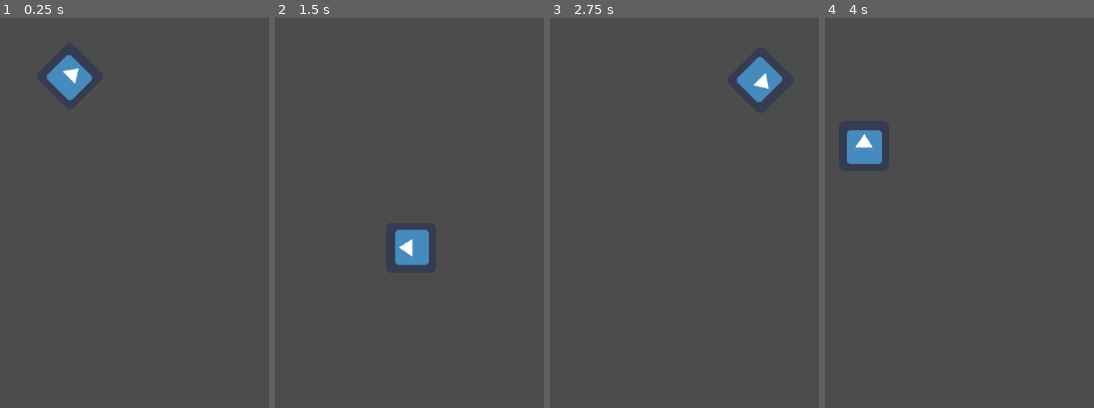
Above: before the commit, frames 1-4 (left to right).
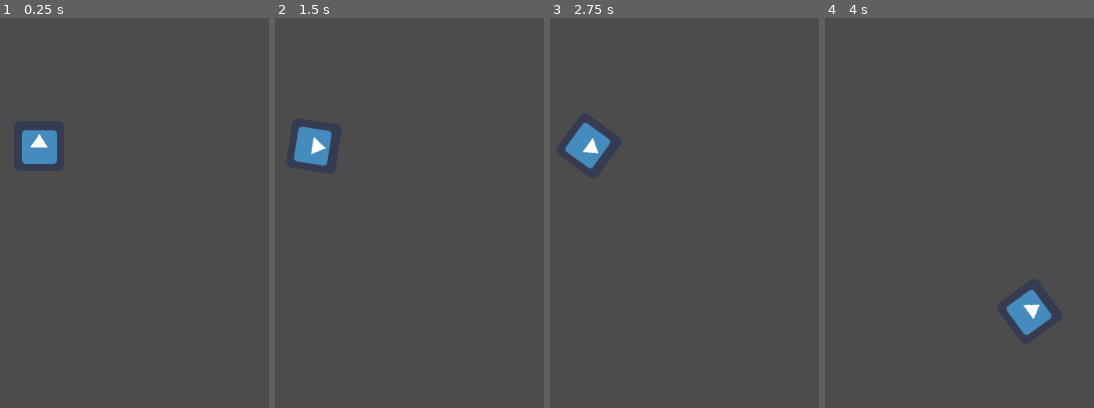
Above: after the commit, the same moments.

Repository: josh-mchugh/godot-tutorial-scripting
Game: Godot game, scene res://Sprite.tscn
The game is run twice, just before and just after one commit, with the same random seed, the same clock (stepped at 60 frames per second) and the same inputs. The engine's default icon, where the game draws it, is replaced by a stand-in: a white triangle on a blue panel in a dark square.
Inputs:
- Up to frame 1 (0.25 s): no input
- Up to frame 2 (1.5 s): hold Right (ui_right) 0.53-1.28 s; hold Left (ui_left) from 1.28 s (still down)
- Up to frame 3 (2.75 s): release Left (ui_left) at 2.03 s; hold Right (ui_right) from 2.03 s (still down)
- Up to frame 4 (4 s): release Right (ui_right) at 2.78 s; hold Up (ui_up) 2.78-3.53 s; hold Left (ui_left) from 3.53 s (still down)

The runs differ from the first frame. In frame 1, 2.3% of the frame differs, in the area x 8-35%, y 9-38%; in frame 2, 2.3%; in frame 3, 2.3%, in the area x 5-87%, y 9-39%; in frame 4, 2.3%.

Commit message:
Scripts for listening to user input example

Diff:
--- a/Sprite.gd
+++ b/Sprite.gd
@@ -4,6 +4,18 @@
 var angular_speed = PI
 
 func _process(delta):
-	rotation += angular_speed * delta
-	var velocity = Vector2.UP.rotated(rotation) * speed
+
+	var direction = 0
+	if Input.is_action_pressed("ui_left"):
+		direction = -1
+	elif Input.is_action_pressed("ui_right"):
+		direction = 1
+
+	rotation += angular_speed * direction * delta
+
+
+	var velocity = Vector2.ZERO
+	if Input.is_action_pressed("ui_up"):
+		velocity = Vector2.UP.rotated(rotation) * speed
+
 	position += velocity * delta
